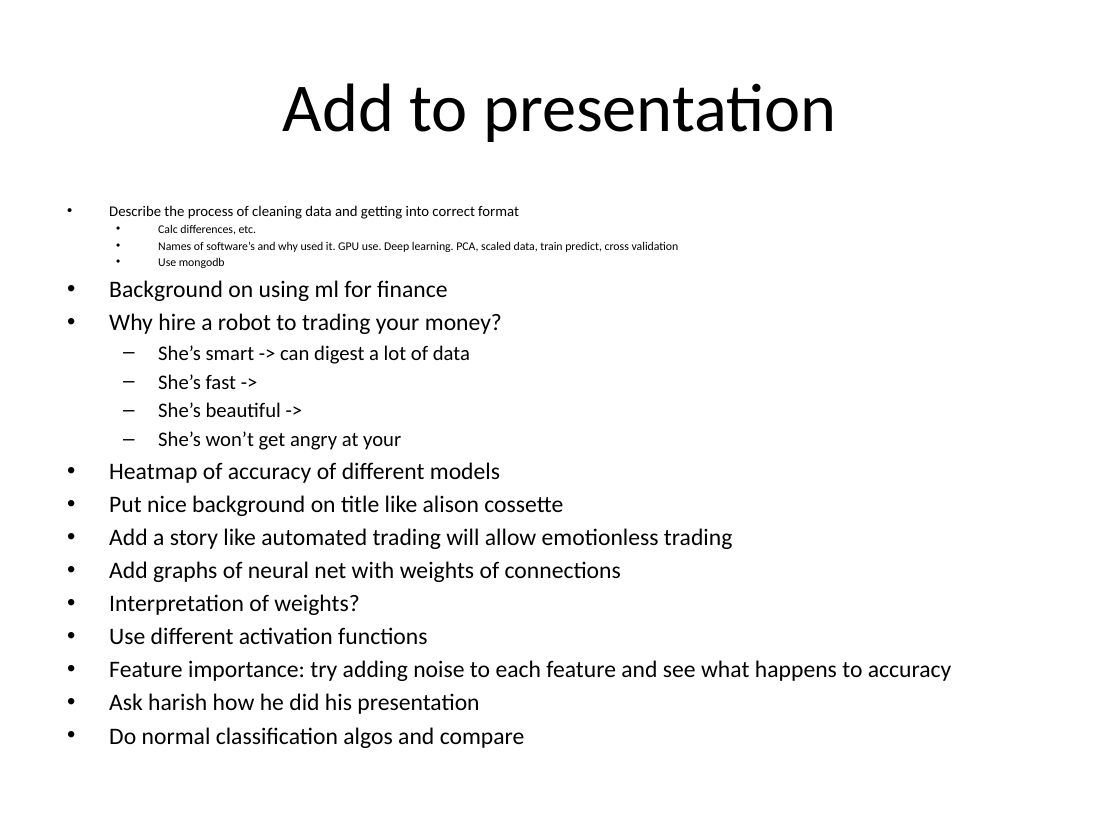
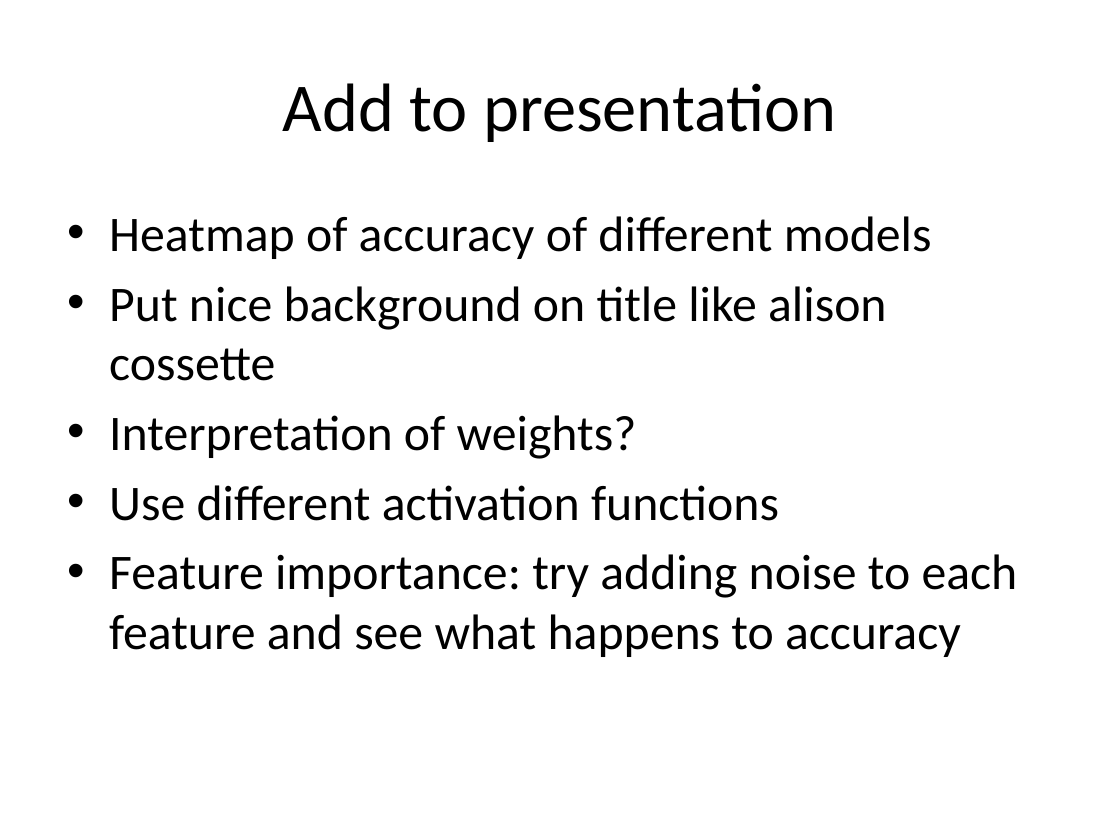
Before and after one commit to wilkung/Predicting_Markets_with_Neural_Nets, a slide deck: slide 9 of Kojack_Presentation.pptx (slide 5 before the commit). Drawn at 1120x840 pixels with LibreOffice and Linux fonts; fonts in the diff are those of the drawing. Boxes give left, top, right and bottom in pixels: in the first picture for what was removed or moved away, otherwise in the second. Text is boxed around its words. In the diff, an @@ line names an element or a change of style, - is before the commit and + after.

```diff
--- a/Kojack_Presentation.pptx
+++ b/Kojack_Presentation.pptx
@@ text "Heatmap of accuracy of different ..." at [109, 216, 1018, 657]: size 15.2 to 32 pt; more space between paragraphs @@
@@ text at [109, 205, 679, 450]: paragraphs removed @@
-  • Describe the process of cleaning data and getting into correct format
-    • Calc differences, etc.
-    • Names of software’s and why used it. GPU use. Deep learning. PCA, scaled data, train predict, cross validation
-    • Use mongodb
-• Background on using ml for finance
-• Why hire a robot to trading your money?
-  – She’s smart -> can digest a lot of data
-  – She’s fast ->
-  – She’s beautiful ->
-  – She’s won’t get angry at your
@@ text at [109, 528, 732, 582]: paragraphs removed @@
-• Add a story like automated trading will allow emotionless trading
-• Add graphs of neural net with weights of connections
@@ text at [109, 693, 525, 748]: paragraphs removed @@
-• Ask harish how he did his presentation
-• Do normal classification algos and compare
```
Also in this commit, not shown: 5 other slides changed, 11 slides added, 1 slide removed, 15 other files.
